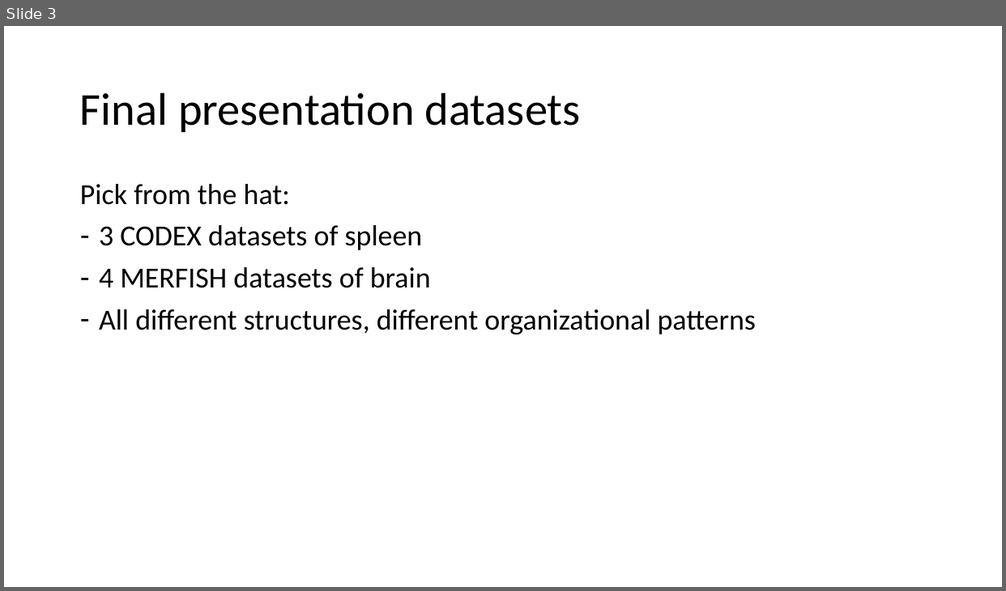
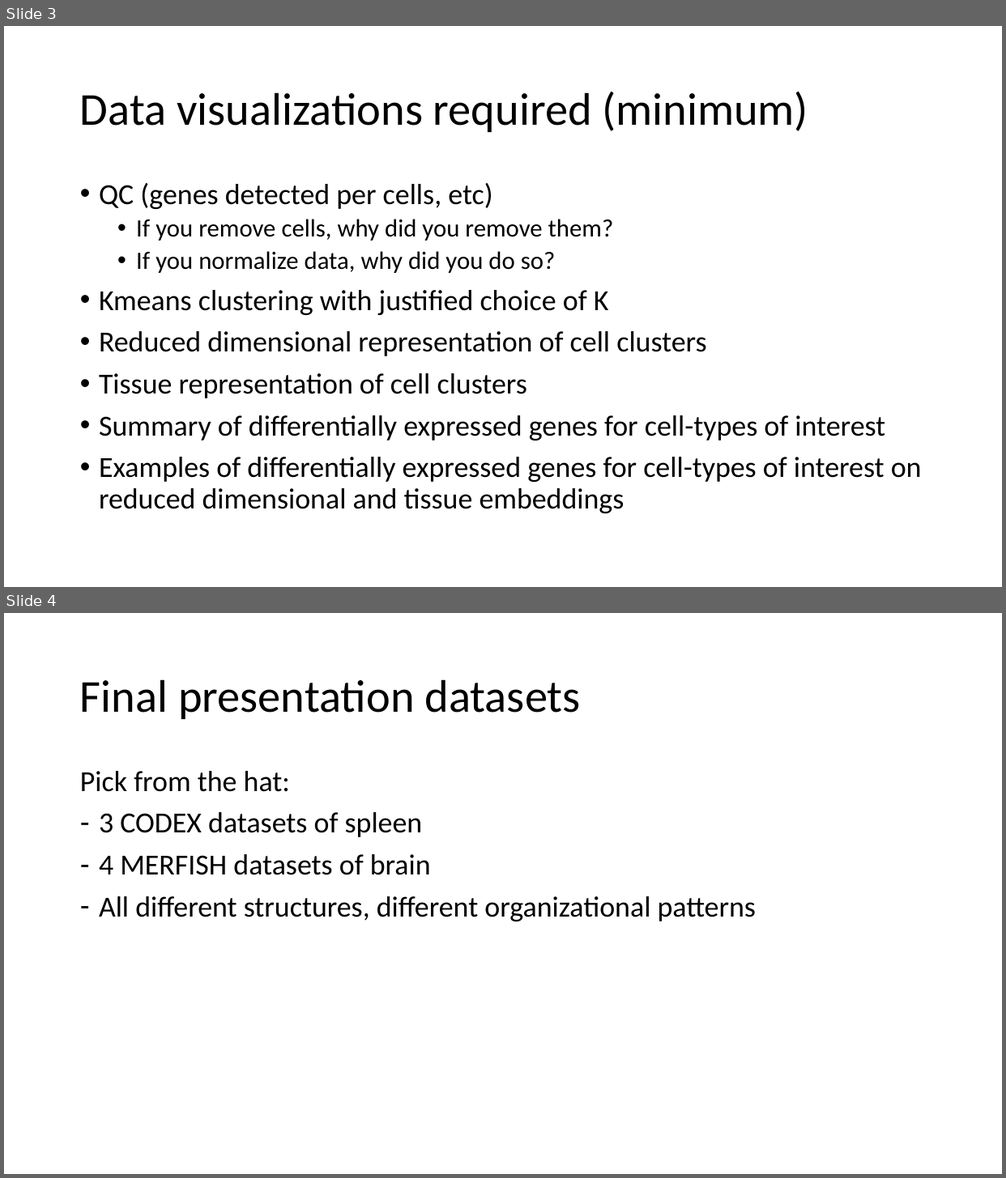
Before and after one commit to JEFworks-Lab/genomic-data-visualization-2023, a slide deck: resources/hw/genomic-data-visualization-final.pptx. Shown one above the other, each under a label of ours: slide 3 before the commit, slides 3 and 4 after it. The pictures are 1006x591 and 1006x1178 pixels, drawn with LibreOffice and Linux fonts; fonts in the diff are those of the drawing. Boxes give left, top, right and bottom in pixels: in the first picture for what was removed or moved away, otherwise in the second. Text is boxed around its words. In the diff, an @@ line names an element or a change of style, - is before the commit and + after.

```diff
--- a/resources/hw/genomic-data-visualization-final.pptx
+++ b/resources/hw/genomic-data-visualization-final.pptx
@@ slide 3 added at (4, 26, 1002, 587), background #FFFFFF @@
@@ title added at (80, 92, 809, 132), 44 pt, text #000000 @@
+Data visualizations required (minimum)
@@ text added at (99, 183, 922, 514), 28 pt, text #000000 @@
+• QC (genes detected per cells, etc)
+  • If you remove cells, why did you remove them?
+  • If you normalize data, why did you do so?
+• Kmeans clustering with justified choice of K
+• Reduced dimensional representation of cell clusters
+• Tissue representation of cell clusters
+• Summary of differentially expressed genes for cell-types of interest
+• Examples of differentially expressed genes for cell-types of interest on reduced dimensional and tissue embeddings
@@ what was slide 3 is now slide 4 @@
```
Also in this commit, not shown: 2 slides changed, 6 other files.
